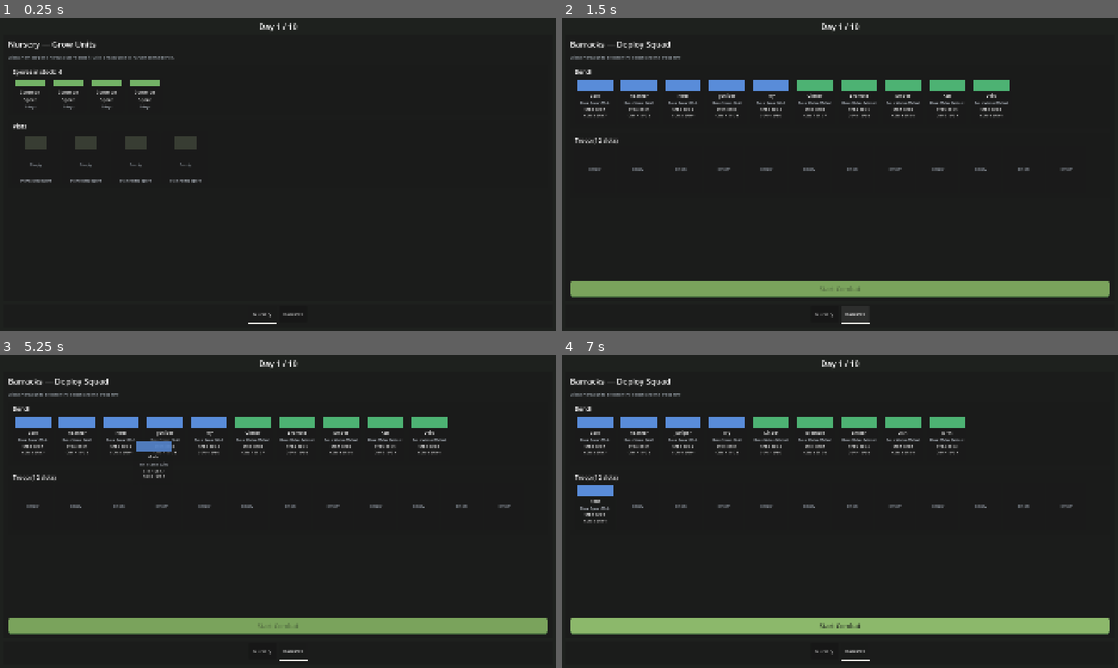
Above: before the commit, frames 1-4 (two rows, left to right).
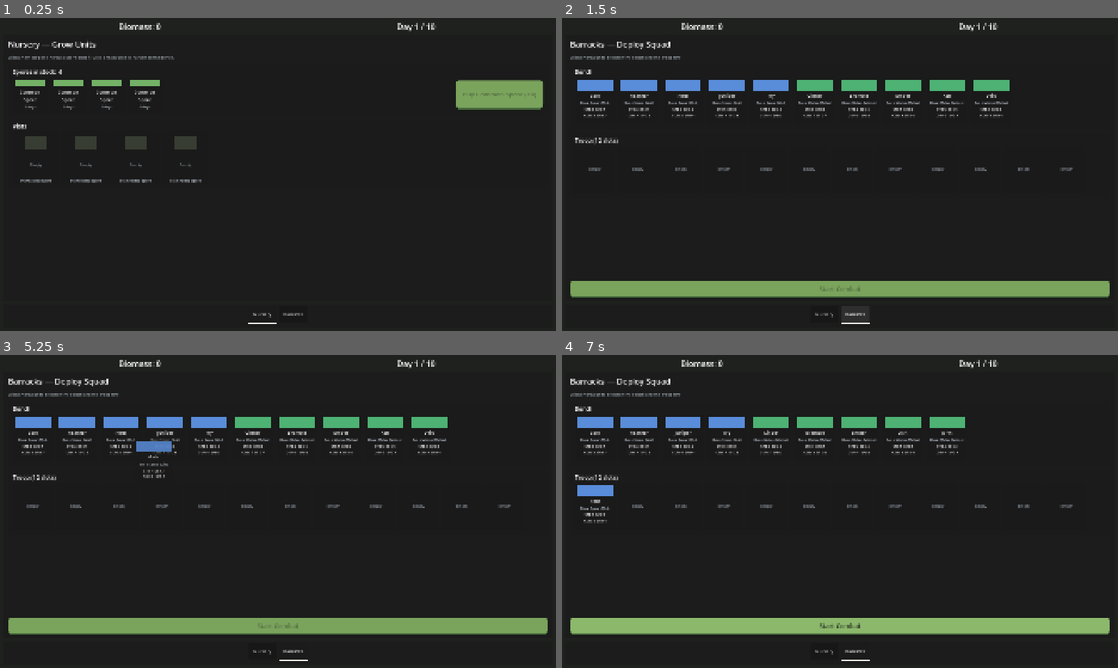
Above: after the commit, the same moments.

Repository: stonecauldron/mycelium-prototype
Game: Godot game, scene res://scenes/base/Base.tscn
Same seed, same stepped clock (60 frames per second), same inputs: the game is played once before the commit and once after it.
Inputs (mouse positions are in pixels of both pictures, inside the frame that each line leads up to):
- Up to frame 1 (0.25 s): no input
- Up to frame 2 (1.5 s): click "Nursery" at 0.5 s; click "Barracks" at 1.25 s
- Up to frame 3 (5.25 s): click "Nursery" at 2 s; click "Barracks" at 2.75 s; click "Nursery" at 3.5 s; click "Barracks" at 4.25 s; tap Enter at 5 s; drag from (33, 436) to (333, 442) at 5.02 s
- Up to frame 4 (7 s): drag from (639, 436) to (812, 574) at 5.77 s; move the mouse to (684, 436) at 6.52 s; click (684, 436) at 6.67 s

The runs differ from the first frame. In frame 1, 1.7% of the frame differs, in the area x 21-98%, y 1-30%; in frame 2, 0.3%; in frame 3, 0.3%; in frame 4, 0.3%.

Commit message:
Add biomass currency from kills and nursery spore purchases.
Co-authored-by: Cursor <cursoragent@cursor.com>

Diff:
--- a/scenes/base/Base.tscn
+++ b/scenes/base/Base.tscn
@@ -3,7 +3,7 @@
 [ext_resource type="Script" uid="uid://cbt14lxim11pi" path="res://scripts/base/Base.gd" id="1_base"]
 [ext_resource type="Theme" uid="uid://b8rmvb87hj66n" path="res://themes/default.tres" id="2_theme"]
 
-[node name="Base" type="Control" unique_id=1002339220]
+[node name="Base" type="Control"]
 layout_mode = 3
 anchors_preset = 15
 anchor_right = 1.0
@@ -13,7 +13,7 @@
 theme = ExtResource("2_theme")
 script = ExtResource("1_base")
 
-[node name="Background" type="ColorRect" parent="." unique_id=321444716]
+[node name="Background" type="ColorRect" parent="."]
 layout_mode = 1
 anchors_preset = 15
 anchor_right = 1.0
@@ -23,7 +23,7 @@
 mouse_filter = 2
 color = Color(0.12, 0.13, 0.12, 1)
 
-[node name="RootMargin" type="MarginContainer" parent="." unique_id=1315878080]
+[node name="RootMargin" type="MarginContainer" parent="."]
 layout_mode = 1
 anchors_preset = 15
 anchor_right = 1.0
@@ -32,15 +32,23 @@
 grow_vertical = 2
 theme_type_variation = &"BaseRootMargin"
 
-[node name="RootVBox" type="VBoxContainer" parent="RootMargin" unique_id=1286804585]
+[node name="RootVBox" type="VBoxContainer" parent="RootMargin"]
 layout_mode = 2
 theme_type_variation = &"RootStack"
 
-[node name="TopBar" type="HBoxContainer" parent="RootMargin/RootVBox" unique_id=1787083543]
+[node name="TopBar" type="HBoxContainer" parent="RootMargin/RootVBox"]
 layout_mode = 2
 theme_type_variation = &"TightHBox"
 
-[node name="DayLabel" type="Label" parent="RootMargin/RootVBox/TopBar" unique_id=2012949745]
+[node name="BiomassLabel" type="Label" parent="RootMargin/RootVBox/TopBar"]
+unique_name_in_owner = true
+layout_mode = 2
+size_flags_horizontal = 3
+theme_type_variation = &"PageTitleLabel"
+text = "Biomass: 0"
+horizontal_alignment = 1
+
+[node name="DayLabel" type="Label" parent="RootMargin/RootVBox/TopBar"]
 unique_name_in_owner = true
 layout_mode = 2
 size_flags_horizontal = 3
@@ -48,25 +56,25 @@
 text = "Day 1 / 10"
 horizontal_alignment = 1
 
-[node name="ContentPanel" type="PanelContainer" parent="RootMargin/RootVBox" unique_id=1831498741]
+[node name="ContentPanel" type="PanelContainer" parent="RootMargin/RootVBox"]
 layout_mode = 2
 size_flags_vertical = 3
 
-[node name="ContentHost" type="Control" parent="RootMargin/RootVBox/ContentPanel" unique_id=1919443768]
+[node name="ContentHost" type="Control" parent="RootMargin/RootVBox/ContentPanel"]
 unique_name_in_owner = true
 layout_mode = 2
 size_flags_horizontal = 3
 size_flags_vertical = 3
 
-[node name="BottomBar" type="PanelContainer" parent="RootMargin/RootVBox" unique_id=748289931]
+[node name="BottomBar" type="PanelContainer" parent="RootMargin/RootVBox"]
 custom_minimum_size = Vector2(0, 84)
 layout_mode = 2
 
-[node name="BottomMargin" type="MarginContainer" parent="RootMargin/RootVBox/BottomBar" unique_id=2024442891]
+[node name="BottomMargin" type="MarginContainer" parent="RootMargin/RootVBox/BottomBar"]
 layout_mode = 2
 theme_type_variation = &"BottomBarMargin"
 
-[node name="TabBar" type="HBoxContainer" parent="RootMargin/RootVBox/BottomBar/BottomMargin" unique_id=1682624305]
+[node name="TabBar" type="HBoxContainer" parent="RootMargin/RootVBox/BottomBar/BottomMargin"]
 unique_name_in_owner = true
 layout_mode = 2
 theme_type_variation = &"TabBarRow"
--- a/scenes/base/screens/NurseryScreen.tscn
+++ b/scenes/base/screens/NurseryScreen.tscn
@@ -54,11 +54,24 @@
 theme_type_variation = &"SectionTitleLabel"
 text = "Spores in stock: 0"
 
-[node name="StockRow" type="HBoxContainer" parent="Margin/RootVBox/StockPanel/StockMargin/StockVBox"]
+[node name="StockRowHost" type="HBoxContainer" parent="Margin/RootVBox/StockPanel/StockMargin/StockVBox"]
+layout_mode = 2
+theme_type_variation = &"TightHBox"
+
+[node name="StockRow" type="HBoxContainer" parent="Margin/RootVBox/StockPanel/StockMargin/StockVBox/StockRowHost"]
 unique_name_in_owner = true
 custom_minimum_size = Vector2(0, 100)
 layout_mode = 2
+size_flags_horizontal = 3
 theme_type_variation = &"TightHBox"
+
+[node name="BuySporeButton" type="Button" parent="Margin/RootVBox/StockPanel/StockMargin/StockVBox/StockRowHost"]
+unique_name_in_owner = true
+custom_minimum_size = Vector2(180, 100)
+layout_mode = 2
+size_flags_vertical = 4
+theme_type_variation = &"PrimaryButton"
+text = "Buy Common Spore (10)"
 
 [node name="PlotsPanel" type="PanelContainer" parent="Margin/RootVBox"]
 custom_minimum_size = Vector2(0, 220)
--- a/scripts/DaySummaryFeed.gd
+++ b/scripts/DaySummaryFeed.gd
@@ -29,6 +29,12 @@
 	add_entry("%s matured in plot %d" % [spore_name, plot_index + 1])
 
 
+static func add_biomass_earned(amount: int) -> void:
+	if amount <= 0:
+		return
+	add_entry("+%d biomass" % amount)
+
+
 static func take_entries() -> Array[Dictionary]:
 	var copy: Array[Dictionary] = []
 	copy.assign(entries)
--- a/scripts/GameState.gd
+++ b/scripts/GameState.gd
@@ -2,9 +2,11 @@
 
 ## Session owner for persistent run state.
 const WIN_DAYS := 10
+const _COMMON_SPORE_PATH := "res://data/spores/common_spore.tres"
 
 var troop: TroopData = TroopData.new()
 var nursery: NurseryData = NurseryData.new()
+var biomass: BiomassData = BiomassData.new()
 var current_day: int = 0
 
 
@@ -20,7 +22,20 @@
 	nursery.seed_if_empty()
 
 
+func try_buy_common_spore() -> bool:
+	ensure_nursery_seeded()
+	if not biomass.try_spend(BiomassData.COMMON_SPORE_COST):
+		return false
+	var spore := load(_COMMON_SPORE_PATH) as SporeData
+	if spore == null:
+		biomass.add(BiomassData.COMMON_SPORE_COST)
+		return false
+	nursery.spore_stock.append(spore)
+	return true
+
+
 func reset_run() -> void:
 	troop.reset()
 	nursery.reset()
+	biomass.reset()
 	current_day = 0
--- a/scripts/base/Base.gd
+++ b/scripts/base/Base.gd
@@ -15,6 +15,7 @@
 @onready var _content_host: Control = %ContentHost
 @onready var _tab_bar: HBoxContainer = %TabBar
 @onready var _day_label: Label = %DayLabel
+@onready var _biomass_label: Label = %BiomassLabel
 
 var _current_tab: TabId = TabId.NURSERY
 var _current_screen: BaseScreen
@@ -23,14 +24,15 @@
 
 
 func _ready() -> void:
-	_refresh_day_label()
+	_refresh_hud()
 	_build_tab_bar()
 	_select_tab(TabId.NURSERY)
 
 
-func _refresh_day_label() -> void:
+func _refresh_hud() -> void:
 	var day := clampi(GameState.get_upcoming_day(), 1, GameState.WIN_DAYS)
 	_day_label.text = "Day %d / %d" % [day, GameState.WIN_DAYS]
+	_biomass_label.text = "Biomass: %d" % GameState.biomass.amount
 
 
 func _build_tab_bar() -> void:
--- /dev/null
+++ b/scripts/base/BiomassData.gd
@@ -0,0 +1,28 @@
+class_name BiomassData
+extends Resource
+
+const PER_KILL := 5
+const COMMON_SPORE_COST := 10
+
+@export var amount: int = 0
+
+
+func add(value: int) -> void:
+	if value <= 0:
+		return
+	amount += value
+
+
+func can_afford(cost: int) -> bool:
+	return cost >= 0 and amount >= cost
+
+
+func try_spend(cost: int) -> bool:
+	if not can_afford(cost):
+		return false
+	amount -= cost
+	return true
+
+
+func reset() -> void:
+	amount = 0
--- a/scripts/base/NurseryScreen.gd
+++ b/scripts/base/NurseryScreen.gd
@@ -8,11 +8,13 @@
 @onready var _stock_row: HBoxContainer = %StockRow
 @onready var _plot_row: HBoxContainer = %PlotRow
 @onready var _status_label: Label = %StatusLabel
+@onready var _buy_spore_button: Button = %BuySporeButton
 
 var _tiles: Array[PlotTile] = []
 
 
 func _ready() -> void:
+	_buy_spore_button.pressed.connect(_on_buy_spore_pressed)
 	_build_plot_tiles()
 	_hydrate_and_refresh()
 
@@ -42,10 +44,23 @@
 	var nursery := GameState.nursery
 	var can_plant := not nursery.spore_stock.is_empty()
 	_stock_label.text = "Spores in stock: %d" % nursery.spore_stock.size()
+	_buy_spore_button.text = "Buy Common Spore (%d)" % BiomassData.COMMON_SPORE_COST
+	_buy_spore_button.disabled = not GameState.biomass.can_afford(BiomassData.COMMON_SPORE_COST)
 	_rebuild_stock_cards()
 	for i in _tiles.size():
 		var plot := nursery.plots[i] as NurseryPlotData if i < nursery.plots.size() else null
 		_tiles[i].setup(i, plot, can_plant)
+
+
+func _on_buy_spore_pressed() -> void:
+	if GameState.try_buy_common_spore():
+		_set_status("Bought Common Spore")
+		_refresh()
+		var base := get_tree().current_scene
+		if base != null and base.has_method("_refresh_hud"):
+			base._refresh_hud()
+	else:
+		_set_status("Not enough biomass")
 
 
 func _rebuild_stock_cards() -> void:
--- a/scripts/combat/CombatStage.gd
+++ b/scripts/combat/CombatStage.gd
@@ -15,6 +15,7 @@
 var _enemy_spawn: Vector2
 var _battle_over: bool = false
 var _fallen_units: Array[RosterUnitData] = []
+var _biomass_earned_this_fight: int = 0
 
 
 func _ready() -> void:
@@ -38,6 +39,7 @@
 ) -> void:
 	_battle_over = false
 	_fallen_units.clear()
+	_biomass_earned_this_fight = 0
 	_clear_world_vfx()
 	_reset_troop_from_roster(
 		player_troop,
@@ -119,6 +121,9 @@
 	if is_player and unit.roster_data != null:
 		_fallen_units.append(unit.roster_data)
 		GameState.troop.remove_unit(unit.roster_data)
+	elif not is_player:
+		GameState.biomass.add(BiomassData.PER_KILL)
+		_biomass_earned_this_fight += BiomassData.PER_KILL
 	_check_battle_end()
 
 
@@ -137,6 +142,8 @@
 			SceneTransition.change_scene(_VICTORY_SCENE_PATH)
 			return
 		DaySummaryFeed.clear()
+		if _biomass_earned_this_fight > 0:
+			DaySummaryFeed.add_biomass_earned(_biomass_earned_this_fight)
 		for unit in _fallen_units:
 			DaySummaryFeed.add_fallen_unit(unit)
 		var matured := GameState.nursery.advance_day()
Not shown, added: scripts/base/BiomassData.gd.uid
